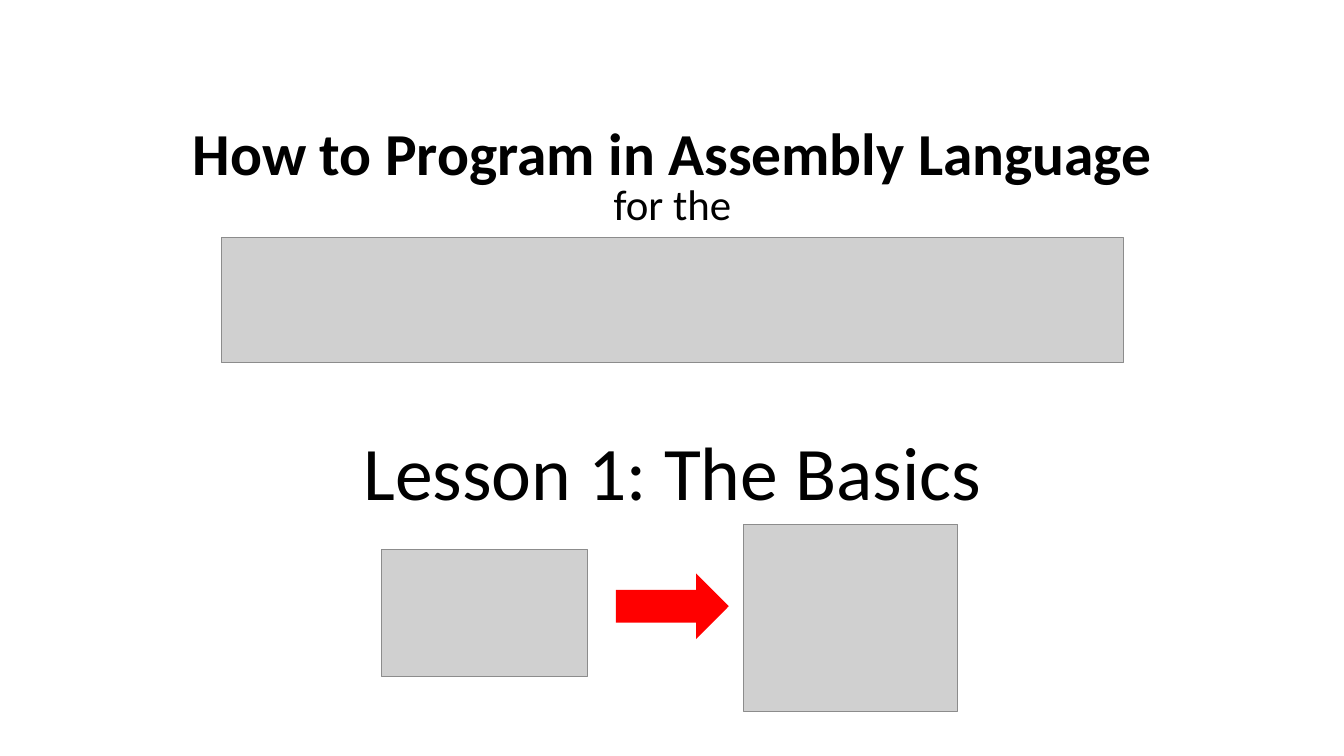
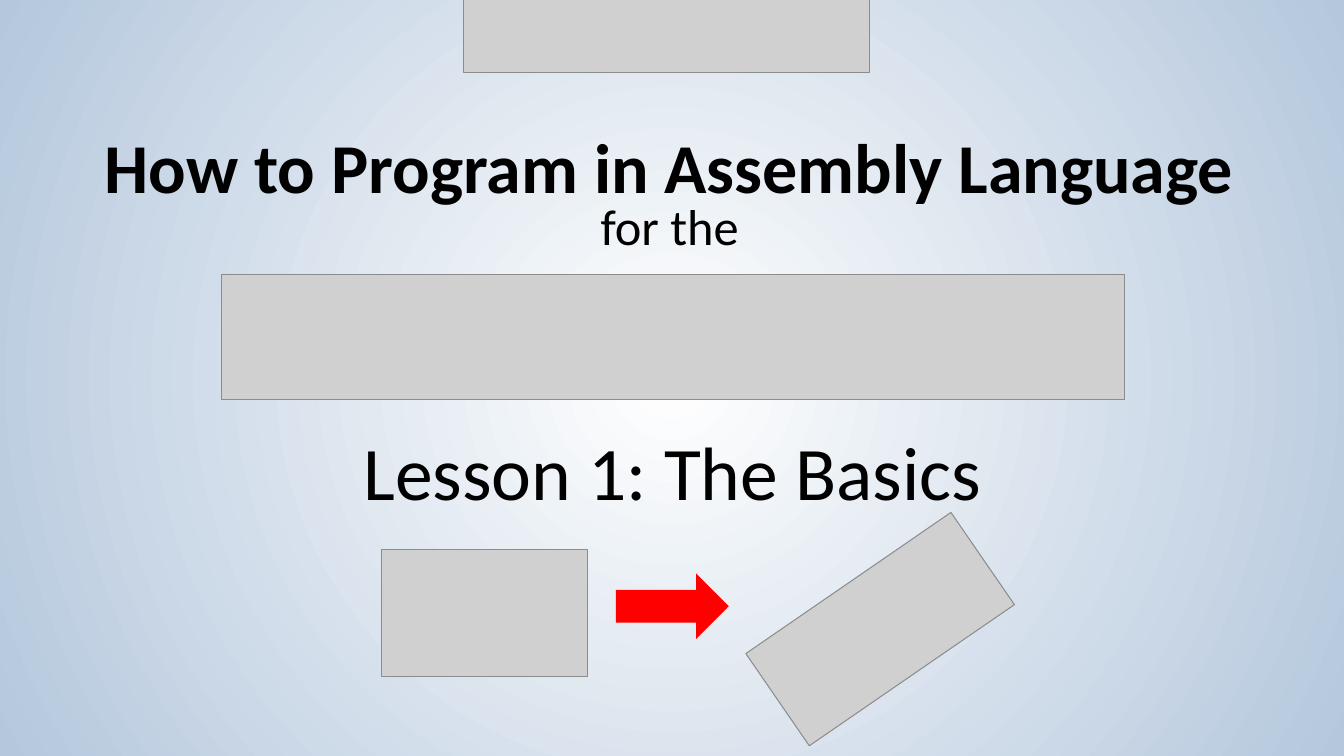
Before and after one commit to SlithyMatt/x16-assembly-tutorial, a slide deck: slide 1 of Lesson1/Lesson1.odp. Drawn at 1344x756 pixels with LibreOffice and Linux fonts; fonts in the diff are those of the drawing; grey boxes stand for pictures. Boxes give left, top, right and bottom in pixels: in the first picture for what was removed or moved away, otherwise in the second. Text is boxed around its words. In the diff, an @@ line names an element or a change of style, - is before the commit and + after.

```diff
--- a/Lesson1/Lesson1.odp
+++ b/Lesson1/Lesson1.odp
@@ background #FFFFFF to gradient #FFFFFF to #B4C7DC @@
@@ picture added at [464, 0, 870, 73] @@
@@ title "How to Program in Assembly ...": place and size @@
-title "How to Program in Assembly ..." at [193, 133, 1151, 221]
+title "How to Program in Assembly ..." at [105, 144, 1232, 246]
@@ title "How to Program in Assembly ..." at [105, 144, 1232, 246]: size 42.5 to 50 pt in "How to Program in Assembly Language"; size 30.6 to 36 pt in "for the" @@
@@ picture: place and size @@
-picture at [221, 238, 1123, 363]
+picture at [222, 274, 1124, 399]
@@ picture at [746, 513, 1015, 746]: rotation 0 to 325 degrees @@
```
Also in this commit, not shown: 1 other slide changed, 1 other file.
